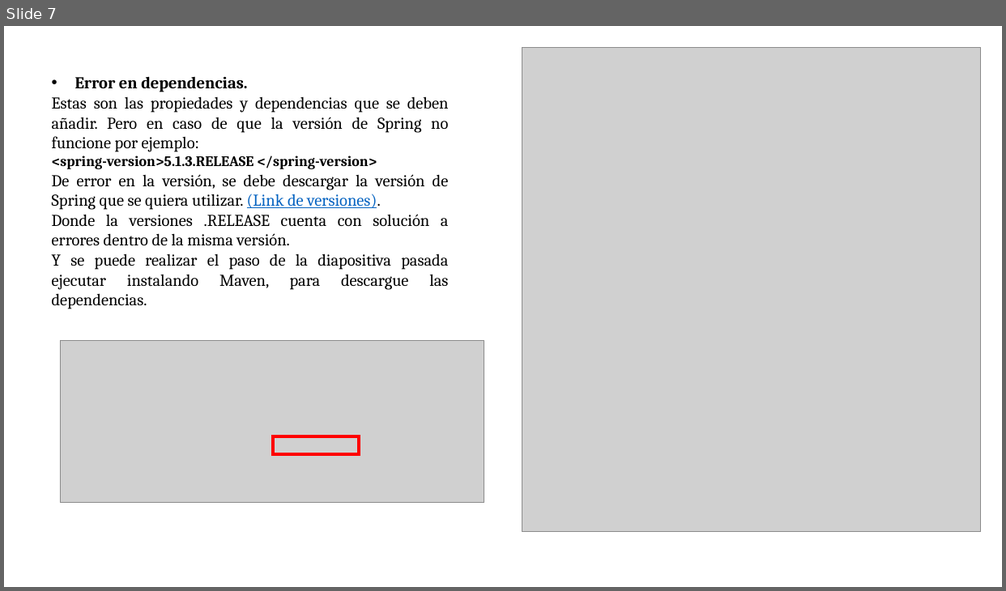
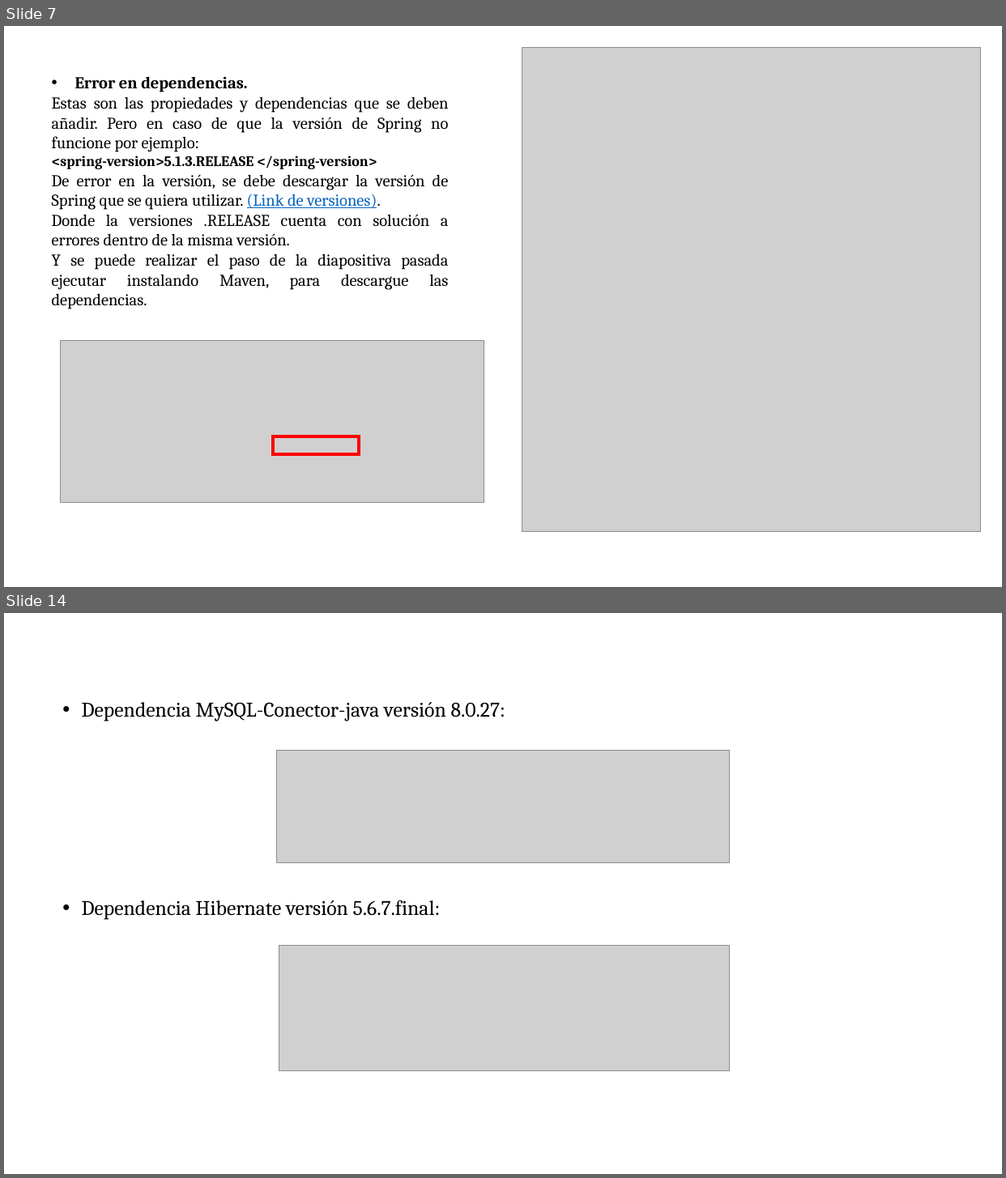
Before and after one commit to soycperez/persistencia-spring-framework, a slide deck: Persistencia con JDBC.pptx. Shown one above the other, each under a label of ours: slide 7 before the commit, slides 7 and 14 after it; the slides between them are not shown. The pictures are 1006x591 and 1006x1178 pixels, drawn with LibreOffice and Linux fonts; fonts in the diff are those of the drawing; grey boxes stand for pictures; background and template pictures are left out. Boxes give left, top, right and bottom in pixels: in the first picture for what was removed or moved away, otherwise in the second. Text is boxed around its words. In the diff, an @@ line names an element or a change of style, - is before the commit and + after.

Commit message:
Conexión de Hibernate con la base de datos con anotaciones

```diff
--- a/Persistencia con JDBC.pptx
+++ b/Persistencia con JDBC.pptx
@@ slide 14 added at bbox=[4, 613, 1002, 1174], background picture (left out) @@
@@ text added at bbox=[82, 702, 505, 722], 20 pt, text #000000 @@
+• Dependencia MySQL-Conector-java versión 8.0.27:
@@ picture added at bbox=[277, 751, 730, 863] @@
@@ text added at bbox=[82, 900, 441, 919], 20 pt, text #000000 @@
+• Dependencia Hibernate versión 5.6.7.final:
@@ picture added at bbox=[279, 945, 730, 1071] @@
```
Also in this commit, not shown: 2 slides changed, 5 other slides added, 2 slides removed, 10 other files.
